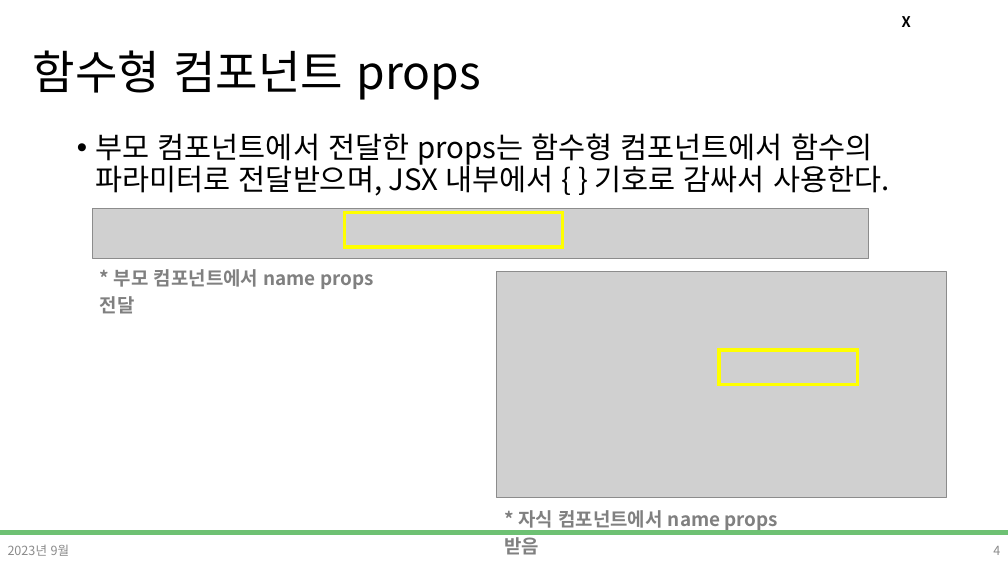
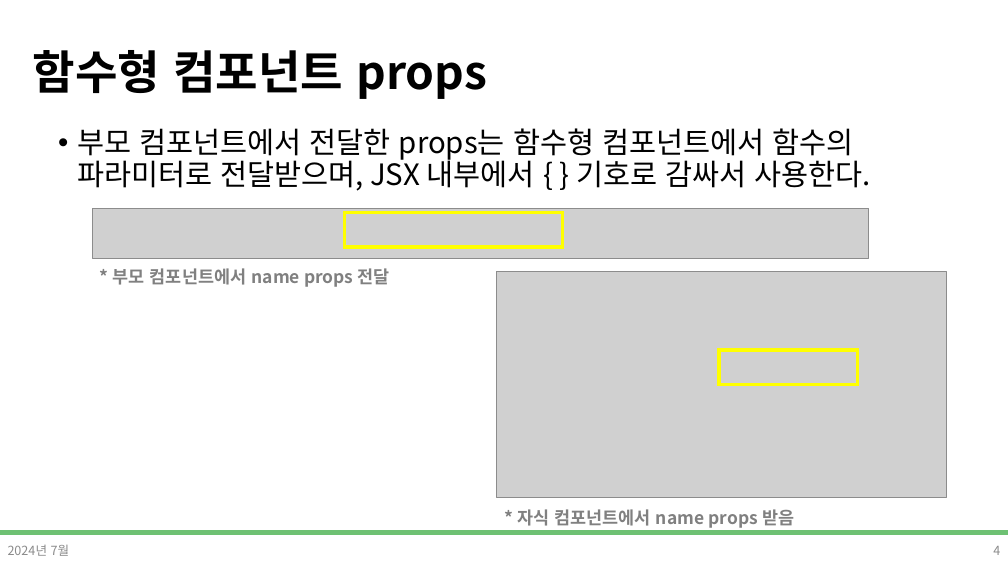
Before and after one commit to DevDamon0527/SeSAC_Yeongdeungpo_Campus_6th, a slide deck: slide 4 of material/[SeSAC_YDP_6] 24_React_Props_State.pptx. Drawn at 1008x567 pixels with LibreOffice and Linux fonts; fonts in the diff are those of the drawing; grey boxes stand for pictures; background and template pictures are left out. Boxes give left, top, right and bottom in pixels: in the first picture for what was removed or moved away, otherwise in the second. Text is boxed around its words. In the diff, an @@ line names an element or a change of style, - is before the commit and + after.

```diff
--- a/material/[SeSAC_YDP_6] 24_React_Props_State.pptx
+++ b/material/[SeSAC_YDP_6] 24_React_Props_State.pptx
@@ title "함수형 컴포넌트 props" at [33, 50, 487, 99]: bold on @@
@@ text removed at [902, 16, 911, 27] @@
-X
@@ text "부모 컴포넌트에서 전달한 props는 함수형 ...": place and size @@
-text "부모 컴포넌트에서 전달한 props는 함수형 ..." at [96, 133, 889, 196]
+text "부모 컴포넌트에서 전달한 props는 함수형 ..." at [77, 128, 870, 191]
@@ text "* 부모 컴포넌트에서 name props ..." at [113, 268, 390, 287]: size 18 to 16.6 pt @@
@@ text "* 자식 컴포넌트에서 name props ..." at [517, 509, 794, 528]: size 18 to 16.6 pt @@
@@ text at [8, 545, 70, 556]: text changed @@
-2023년 9월
+2024년 7월
```
Also in this commit, not shown: 17 other slides changed, 2 other files.
